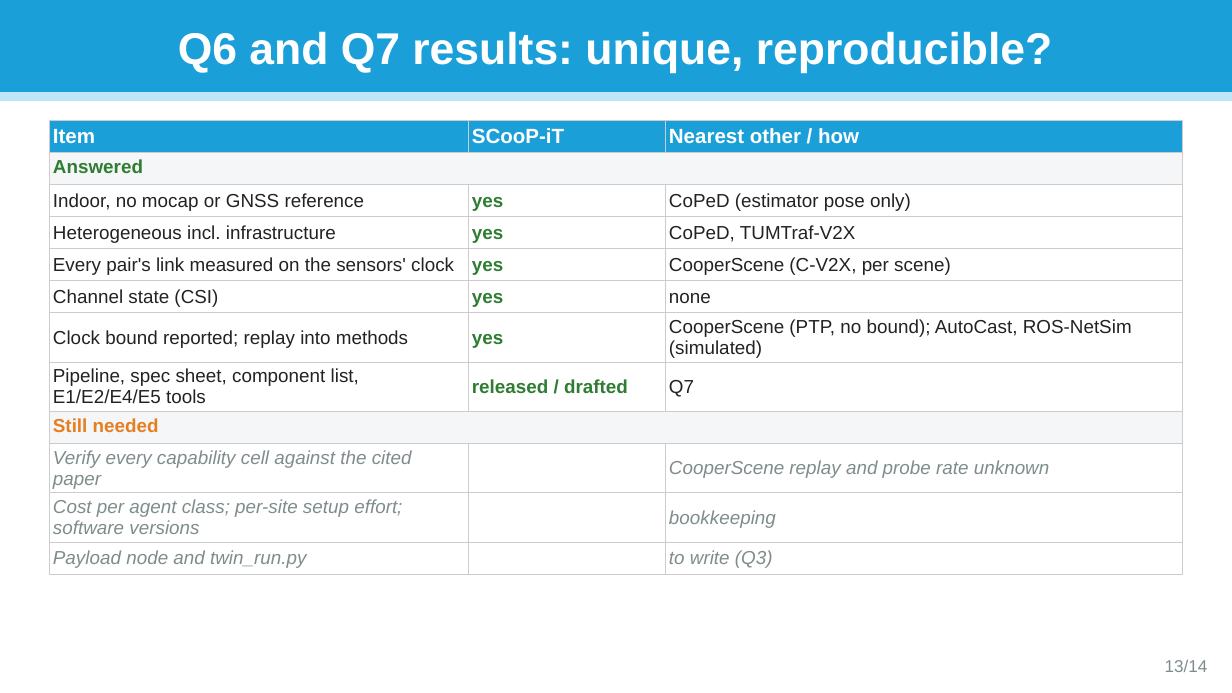
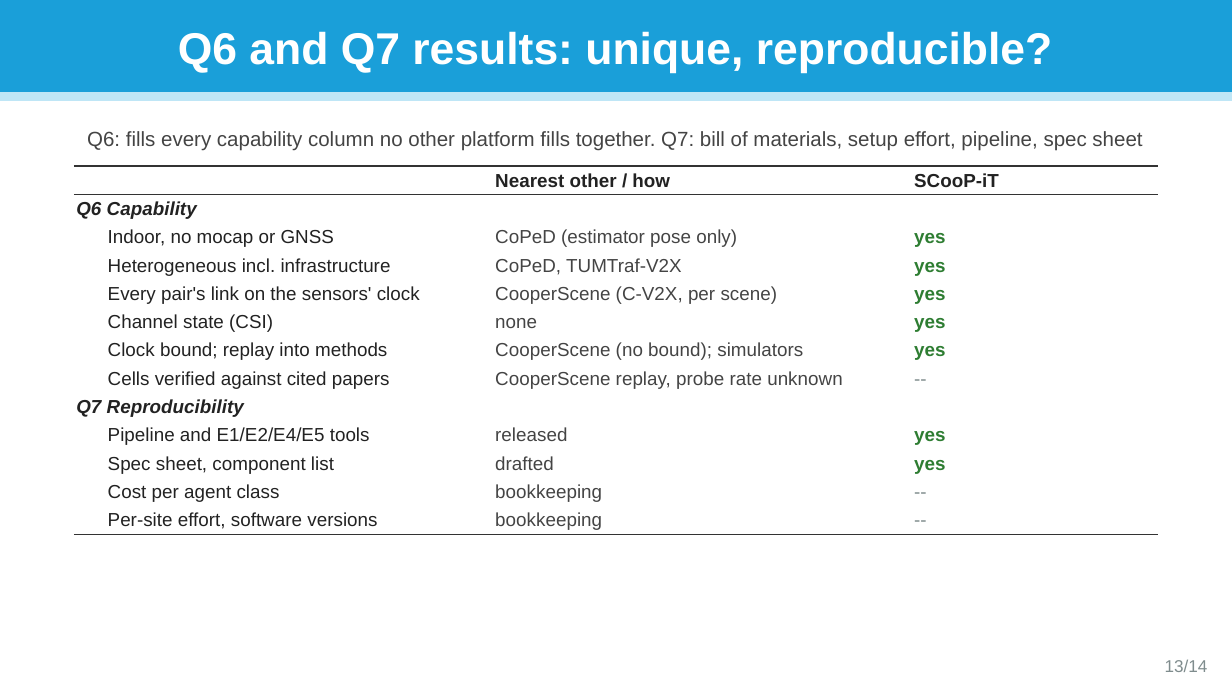
Before and after one commit to jorichee14/Others, a slide deck: slide 13 of scoop_testbed_paper/SCooP-iT_testbed_questions.pptx. Drawn at 1232x693 pixels with LibreOffice and Linux fonts; fonts in the diff are those of the drawing. Boxes give left, top, right and bottom in pixels: in the first picture for what was removed or moved away, otherwise in the second. Text is boxed around its words. In the diff, an @@ line names an element or a change of style, - is before the commit and + after.

```diff
--- a/scoop_testbed_paper/SCooP-iT_testbed_questions.pptx
+++ b/scoop_testbed_paper/SCooP-iT_testbed_questions.pptx
@@ text added at bbox=[87, 131, 1142, 151], 12 pt, text #444444 @@
+Q6: fills every capability column no other platform fills together. Q7: bill of materials, setup effort, pipeline, spec sheet
@@ table at bbox=[74, 166, 1158, 534] @@
-row 1: Item | SCooP-iT | Nearest other / how
-row 2: Answered |  | 
-row 3: Indoor, no mocap or GNSS reference | yes | CoPeD (estimator pose only)
-row 4: Heterogeneous incl. infrastructure | yes | CoPeD, TUMTraf-V2X
-row 5: Every pair's link measured on the sensors' clock | yes | CooperScene (C-V2X, per scene)
-row 6: Channel state (CSI) | yes | none
-row 7: Clock bound reported; replay into methods | yes | CooperScene (PTP, no bound); AutoCast, ROS-NetSim (simulated)
-row 8: Pipeline, spec sheet, component list, E1/E2/E4/E5 tools | released / drafted | Q7
-row 9: Still needed |  | 
-row 10: Verify every capability cell against the cited paper |  | CooperScene replay and probe rate unknown
-row 11: Cost per agent class; per-site setup effort; software versions |  | bookkeeping
-row 12: Payload node and twin_run.py |  | to write (Q3)
+row 1:  | Nearest other / how | SCooP-iT
+row 2: Q6 Capability |  | 
+row 3: Indoor, no mocap or GNSS | CoPeD (estimator pose only) | yes
+row 4: Heterogeneous incl. infrastructure | CoPeD, TUMTraf-V2X | yes
+row 5: Every pair's link on the sensors' clock | CooperScene (C-V2X, per scene) | yes
+row 6: Channel state (CSI) | none | yes
+row 7: Clock bound; replay into methods | CooperScene (no bound); simulators | yes
+row 8: Cells verified against cited papers | CooperScene replay, probe rate unknown | --
+row 9: Q7 Reproducibility |  | 
+row 10: Pipeline and E1/E2/E4/E5 tools | released | yes
+row 11: Spec sheet, component list | drafted | yes
+row 12: Cost per agent class | bookkeeping | --
+row 13: Per-site effort, software versions | bookkeeping | --
@@ table: place and size @@
-table at bbox=[49, 121, 1183, 572]
+table at bbox=[74, 166, 1158, 534]
```
Also in this commit, not shown: 5 other slides changed, 1 other file.
